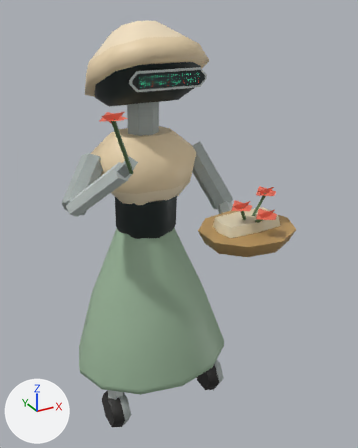
An edit to the FBX model unity/Assets/Suborned/Scenery/HarbourRobots/Clerk-L2.fbx, drawn before and after from the same camera.
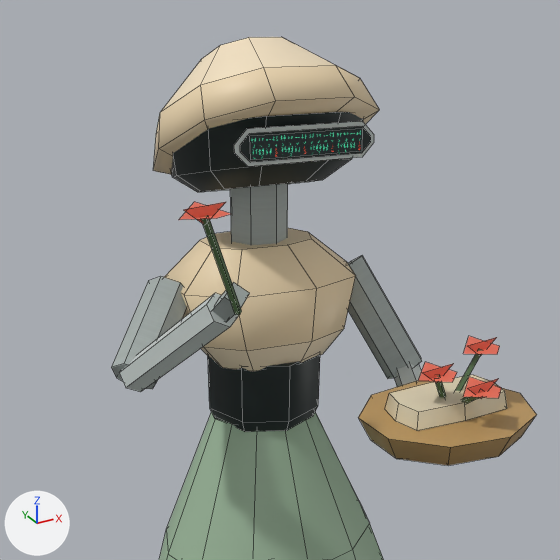
Each version is shown whole from a 50 mm lens placed at (-0.815, -1.736, 1.722), pointed at (0.057, -0.151, 0.929), then close up on the part from 0% to 86% of the width and 0% to 69% of the height. The axes (+X, +Y, +Z) are drawn at lower left. The lights are the same throughout. The last two pictures show the newer version. The close-ups show mesh edges as thin lines. Where no turn or scale is listed for an object, it has been applied to the vertices.

The scene before the commit, as lines of its bpy script (objects in view):
```python
ob_clerk_flowers = bpy.data.objects.new('Clerk_Flowers', me_clerk_flowers)
ob_clerk_flowers.location = (0.0, 0.0, 0.0)
ob_clerk_head_face = bpy.data.objects.new('Clerk_Head_Face', me_clerk_head_face)
ob_clerk_head_face.location = (0.0, 0.0, 0.0)
ob_clerk_silhouette = bpy.data.objects.new('Clerk_Silhouette', me_clerk_silhouette)
ob_clerk_silhouette.location = (0.0, 0.0, 0.0)
# me_clerk_head_face
# before: 0 (-0.119, -0.194, 1.472) at pixel (250, 159), 1 (0.119, -0.194, 1.472) at pixel (362, 150), 2 (0.119, -0.194, 1.514) at pixel (362, 128), 3 (-0.119, -0.194, 1.514) at pixel (249, 136)
# also in view: 'Clerk_Papers' at (0.161, -0.454, 1.033)
```
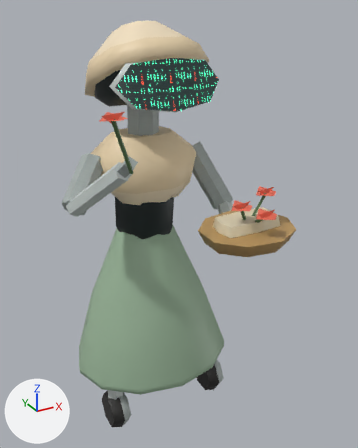
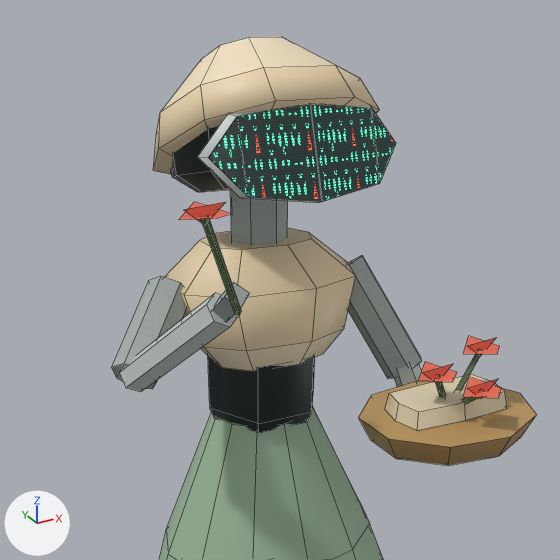
Where the change shows, as pixel boxes [x1, y1, x2, y2] in the close-ups (560 x 560 px; the box of a moved part takes in the faces that stretch with it):
'Clerk_Head_Face', surface changed, reshaped (65% wider, 203% taller): before [250, 129, 363, 160]; after [209, 105, 396, 201]
part 2 of me_clerk_silhouette, added: after [198, 106, 395, 203]
part 3 of me_clerk_silhouette, deleted: before [234, 121, 374, 167]
part 4 of me_clerk_silhouette, deleted: before [240, 126, 371, 162]
part 5 of me_clerk_silhouette, moved or reshaped: before [208, 354, 320, 432]; after [208, 355, 315, 433]

Edits to the bpy script that builds the scene:
```text
Change mat_harbourclerkdisplay:
    where n0 = _N.new('ShaderNodeBsdfPrincipled'); n0.name = 'Principled BSDF'
    n0.inputs[28].default_value: 0.72 -> 2.3  # 'Emission Strength'
    where n4 = _N.new('ShaderNodeMapping'); n4.name = 'Mapping'
    n4.inputs[3].default_value: (0.25, 1.0, 1.0) -> (0.25, 0.5, 1.0)  # 'Scale'
    add n4.inputs[1].default_value = (0.0, 0.5, 0.0)  # 'Location'
    where n7 = _N.new('ShaderNodeMapping'); n7.name = 'Mapping.001'
    n7.inputs[3].default_value: (0.25, 1.0, 1.0) -> (0.25, 0.5, 1.0)  # 'Scale'
    add n7.inputs[1].default_value = (0.0, 0.5, 0.0)  # 'Location'
Change me_clerk_head_face:
    used by ob_clerk_head_face; location = (0.0, 0.0, 0.0)
    verts and faces of me_clerk_head_face; kept vertices keep their numbers, new ones are numbered from 4
    remove me_clerk_head_face.from_pydata(...)  # 4 vertices, 1 face; spans x -0.119..0.119, y -0.194, z 1.472..1.514
    add me_clerk_head_face.from_pydata(...)  # 8 vertices, 4 faces; spans x -0.199..0.199, y -0.25..-0.191, z 1.395..1.566
    me_clerk_head_face part 1
    add delete_vertices([*range(0, 4)])  # with the faces that use them
    add verts[4] = (-0.199, -0.191, 1.481)  # pixel (209, 157)
    add verts[5] = (-0.141, -0.227, 1.413)  # pixel (248, 196)
    add verts[6] = (-0.141, -0.192, 1.548)  # pixel (237, 116)
    add verts[7] = (0.0, -0.25, 1.395)  # pixel (322, 201)
    add verts[8] = (0.0, -0.205, 1.566)  # pixel (310, 103)
    add verts[9] = (0.141, -0.227, 1.413)  # pixel (380, 183)
    add verts[10] = (0.141, -0.192, 1.548)  # pixel (372, 109)
    add verts[11] = (0.199, -0.191, 1.481)  # pixel (396, 143)
    add faces += [(4, 5, 6), (5, 7, 8, 6), (7, 9, 10, 8), (9, 11, 10)]
Change me_clerk_silhouette:
    used by ob_clerk_silhouette; location = (0.0, 0.0, 0.0)
    remove me_clerk_silhouette.from_pydata(...)  # 399 vertices, 291 faces; spans x -0.38..0.36, y -0.61..0.3, z 0.01..1.67
    add me_clerk_silhouette.from_pydata(...)  # 393 vertices, 297 faces; spans x -0.38..0.36, y -0.61..0.3, z 0.01..1.67
    me_clerk_silhouette part 2: a new loose piece of 16 vertices spanning x -0.21..0.21, y -0.25..-0.17, z 1.39..1.57, in mat_harbourservicefinish (picture img_servicecolour_png)
    me_clerk_silhouette part 3: the loose piece of 8 vertices spanning x -0.15..0.15, y -0.19, z 1.46..1.53 is deleted
    me_clerk_silhouette part 4: the loose piece of 8 vertices spanning x -0.14..0.14, y -0.19, z 1.47..1.52 is deleted
    me_clerk_silhouette part 5
    18 vertices are removed from x -0.1..0.1, y -0.1..0.18, z 0.85..1.03
    18 faces are deleted
    12 vertices are added at x -0.07..0.07, y -0.08..0.16, z 0.85..1.03
    14 new faces join them
```
